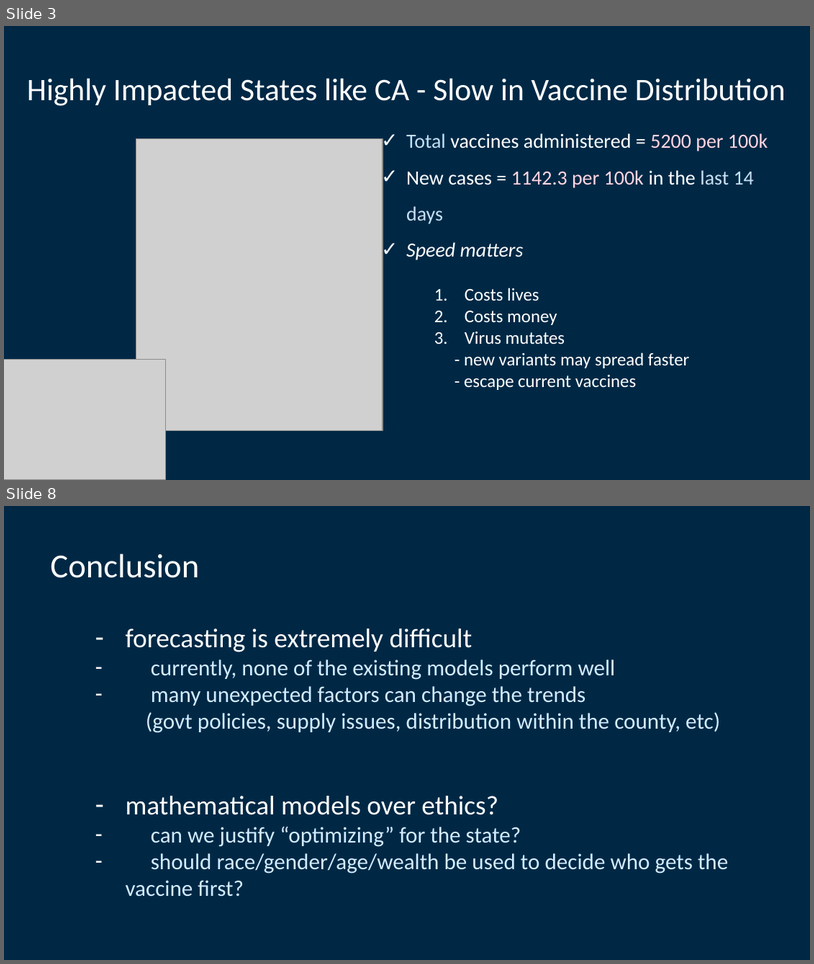
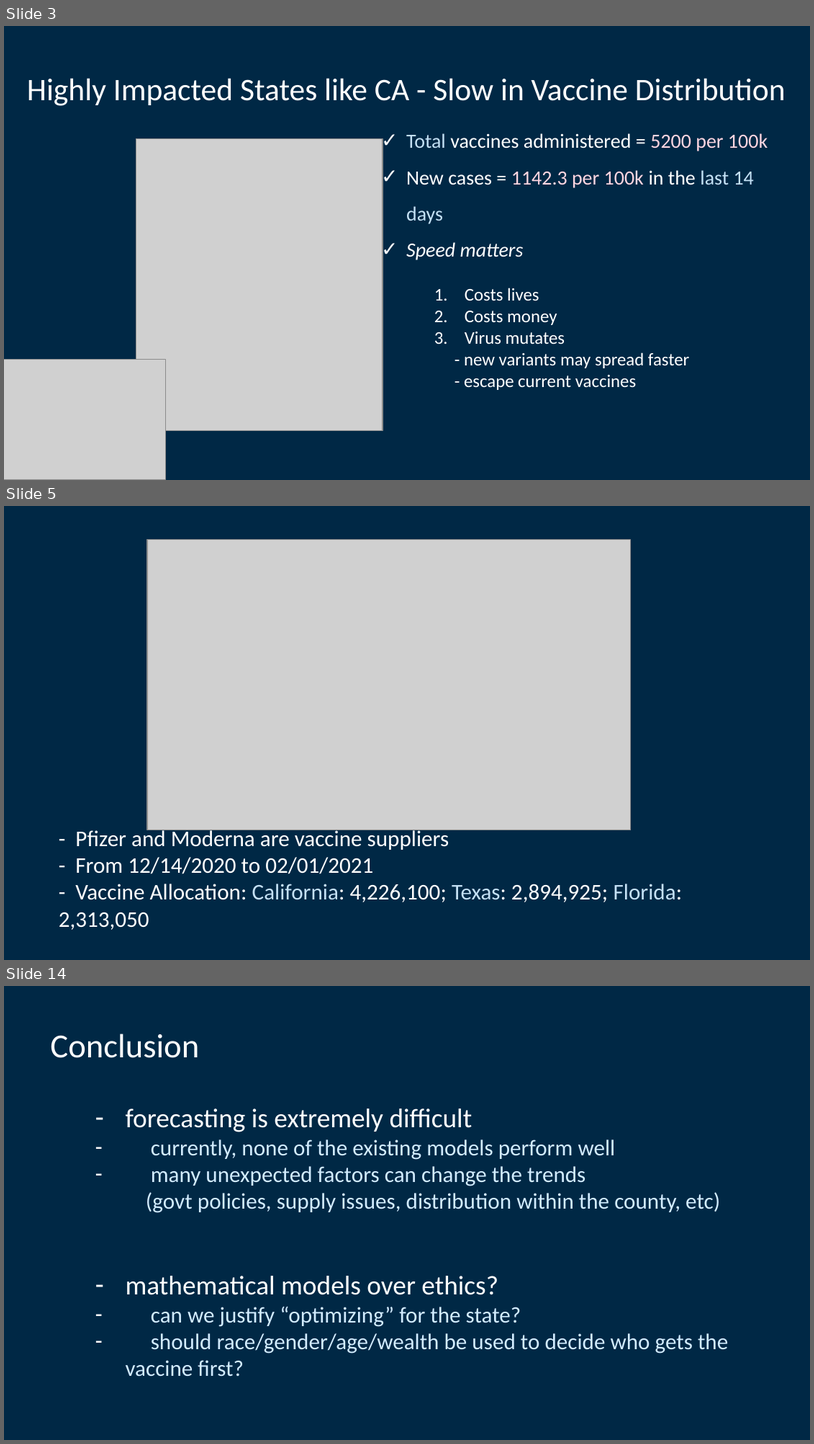
Before and after one commit to lettywu/COVID-19-vaccinations, a slide deck: alyssia/project5_intro.pptx. Shown one above the other, each under a label of ours: slides 3 and 8 before the commit, slides 3, 5 and 14 after it; the slides between them are not shown. The pictures are 814x964 and 814x1444 pixels, drawn with LibreOffice and Linux fonts; fonts in the diff are those of the drawing; grey boxes stand for pictures. Boxes give left, top, right and bottom in pixels: in the first picture for what was removed or moved away, otherwise in the second. Text is boxed around its words. In the diff, an @@ line names an element or a change of style, - is before the commit and + after.

```diff
--- a/alyssia/project5_intro.pptx
+++ b/alyssia/project5_intro.pptx
@@ slide 5 added at box(4, 506, 810, 960), background #002845 @@
@@ picture added at box(147, 540, 631, 830) @@
@@ text added at box(59, 827, 683, 929), 20 pt, text #FFFFFF @@
+- Pfizer and Moderna are vaccine suppliers
+- From 12/14/2020 to 02/01/2021
+- Vaccine Allocation: California: 4,226,100; Texas: 2,894,925; Florida: 2,313,050
@@ what was slide 8 is now slide 14 @@
```
Also in this commit, not shown: 3 slides changed, 6 other slides added, 1 slide removed, 3 other files.
